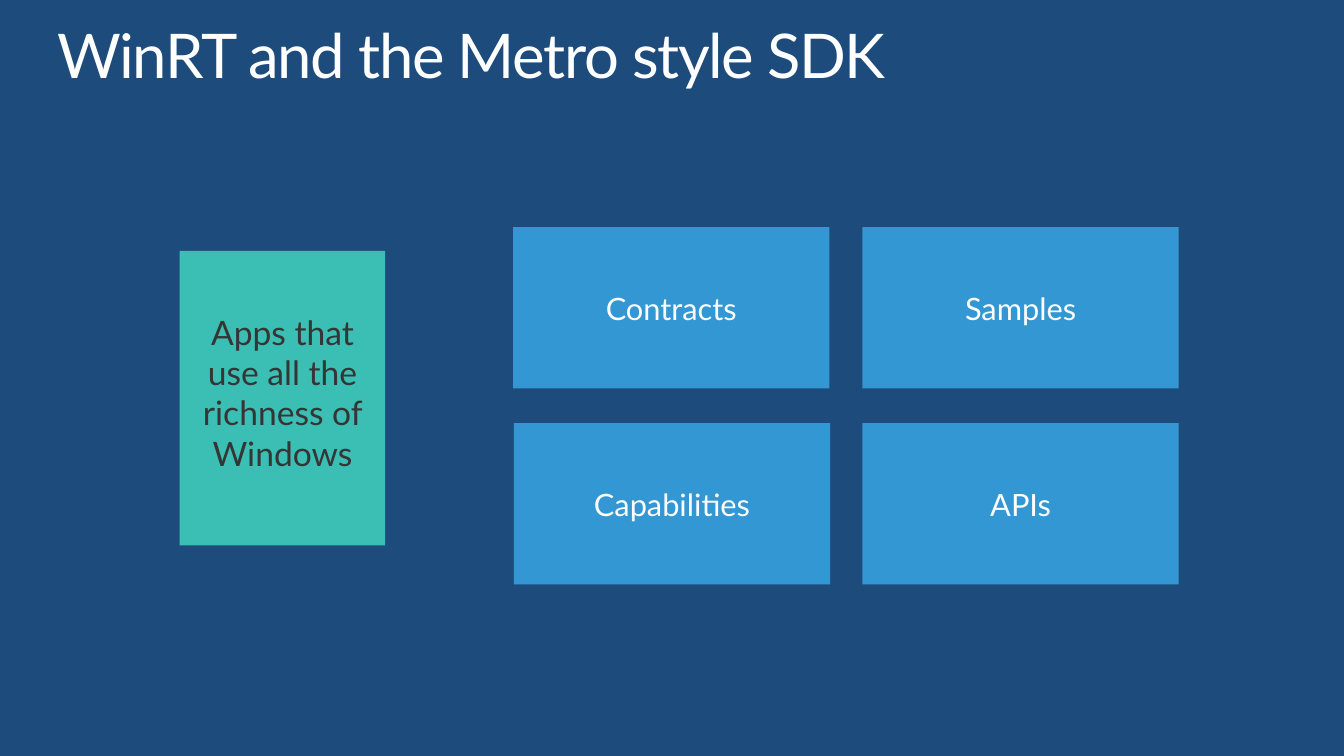
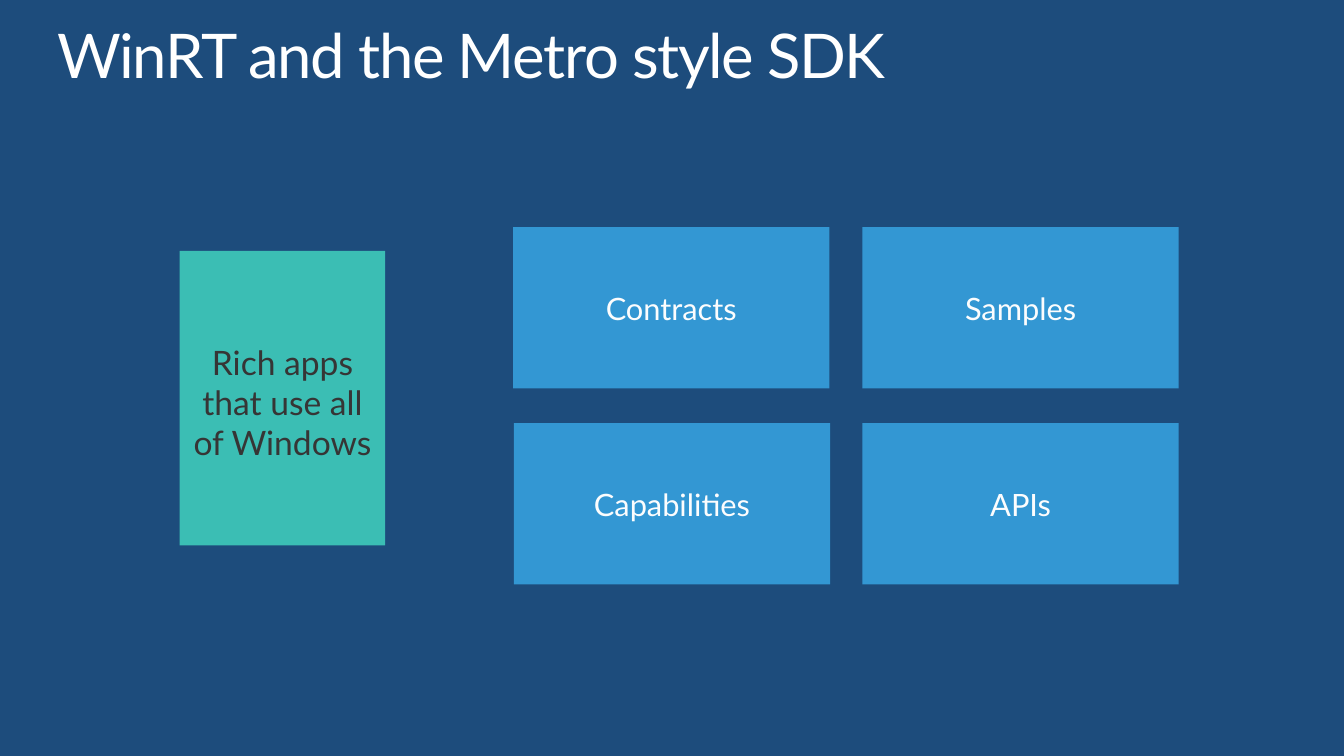
Before and after one commit to jflam/talk, a slide deck: slide 14 of slides/DEV350 Using Windows Runtime and SDK to build Metro style Apps.pptx. Drawn at 1344x756 pixels with LibreOffice and Linux fonts; fonts in the diff are those of the drawing. Boxes give left, top, right and bottom in pixels: in the first picture for what was removed or moved away, otherwise in the second. Text is boxed around its words. In the diff, an @@ line names an element or a change of style, - is before the commit and + after.

```diff
--- a/slides/DEV350 Using Windows Runtime and SDK to build Metro style Apps.pptx
+++ b/slides/DEV350 Using Windows Runtime and SDK to build Metro style Apps.pptx
@@ text in rectangle at [194,350,372,455]: text changed @@
-Apps that use all the richness of Windows
+Rich apps that use all of Windows
```
Also in this commit, not shown: 5 other slides changed.
